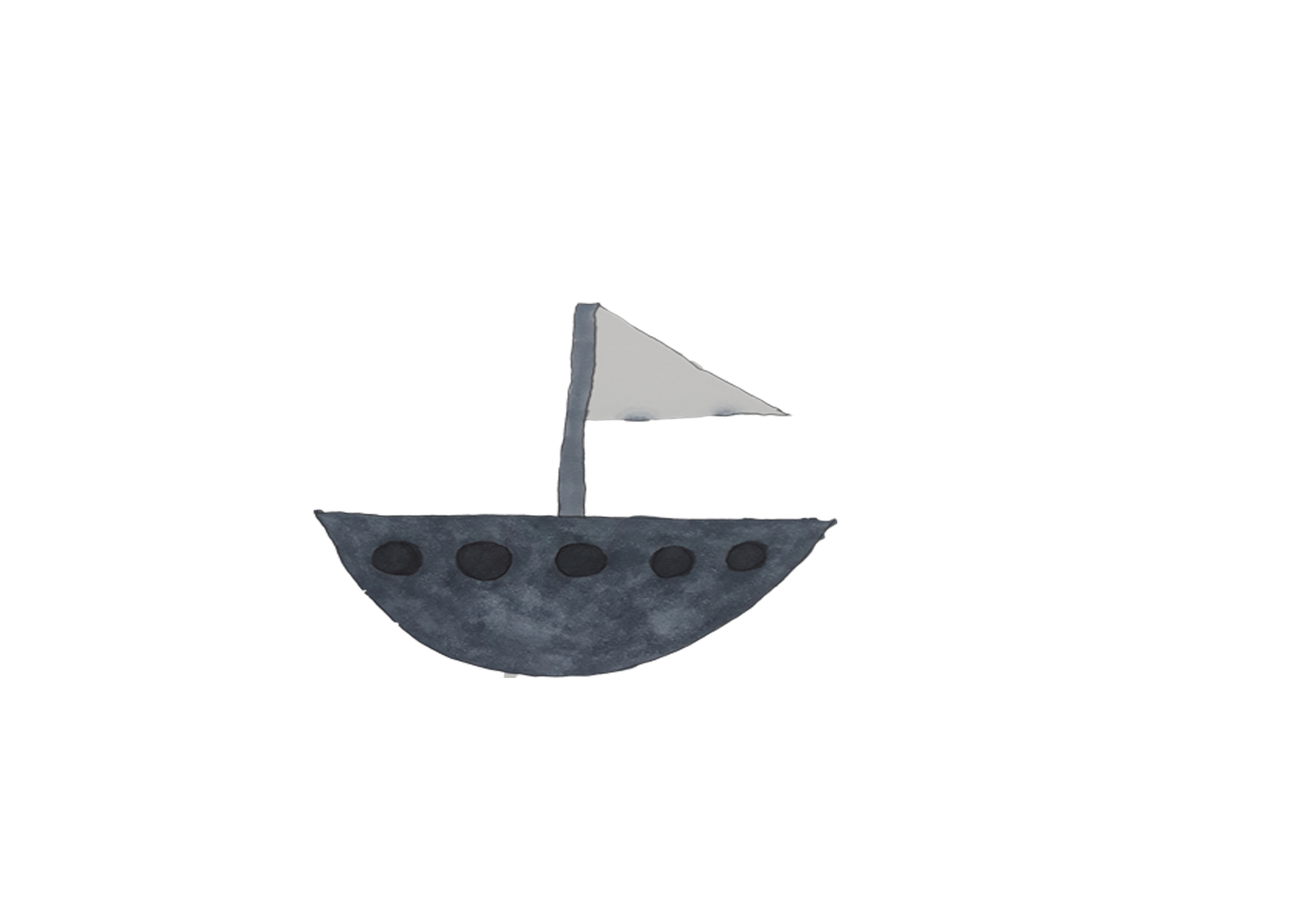
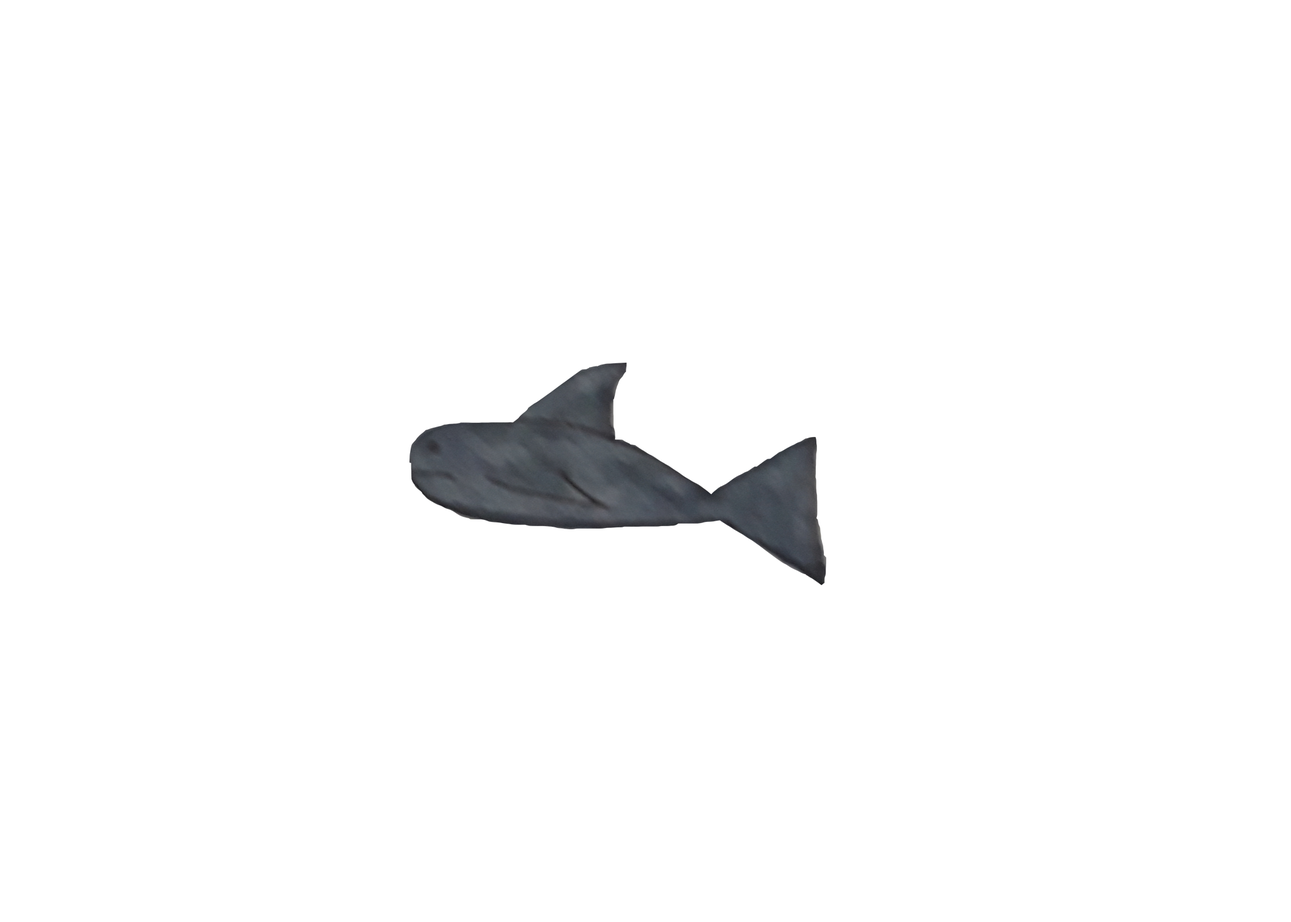
Comparing the layer stacks of the two 1291×922 images. Changes:
removed layer "Layer 2" over (x1=313, y1=302, x2=838, y2=679)
painted on "Layer 1" over (x1=409, y1=362, x2=827, y2=586)
